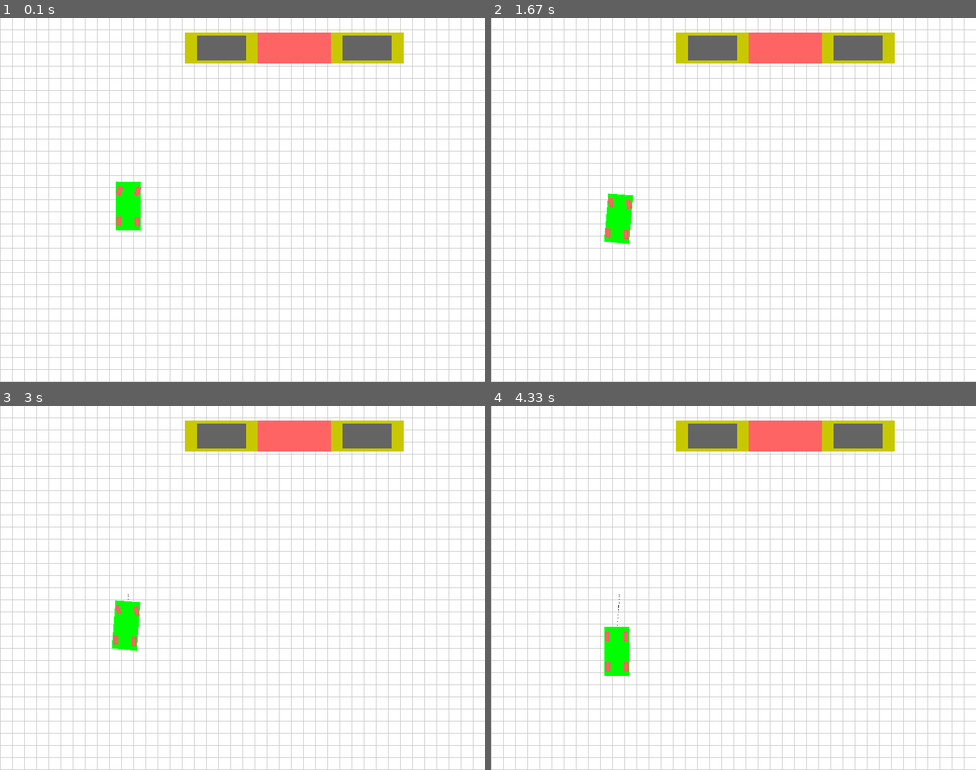
Above: before the commit, frames 1-4 (two rows, left to right).
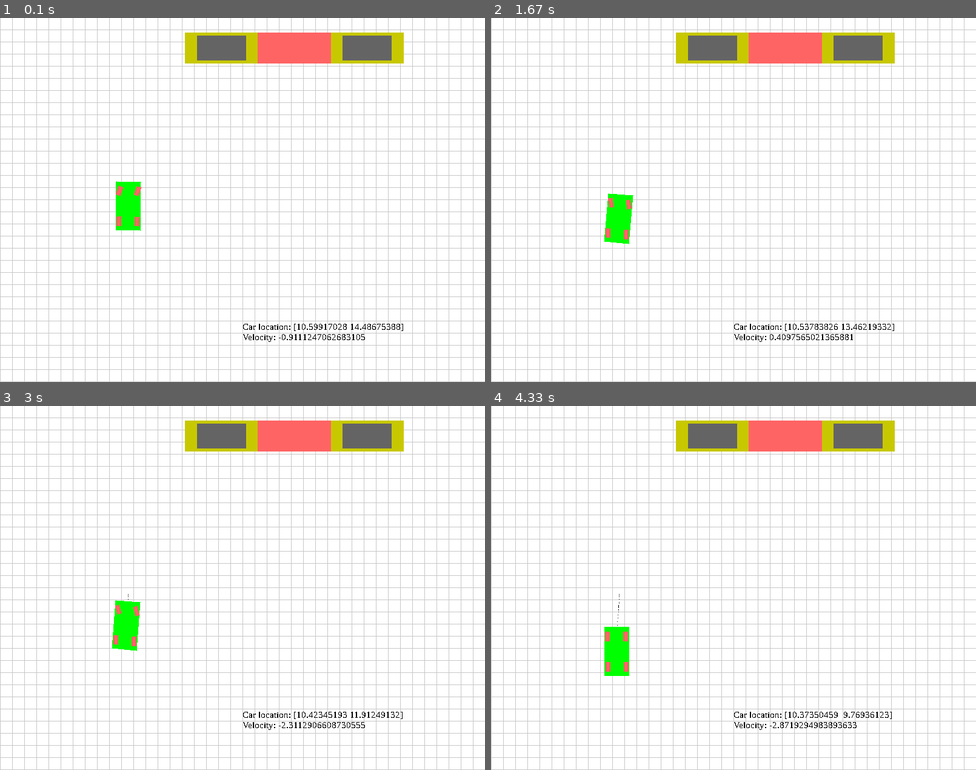
Above: after the commit, the same moments.

Repository: taka-rl/RL_APS
Game: pygame game, started from OOP/main.py
The game is run twice, just before and just after one commit, with the same random seed, the same clock (stepped at 60 frames per second) and the same inputs.
Inputs:
- Up to frame 1 (0.1 s): no input
- Up to frame 2 (1.67 s): no input
- Up to frame 3 (3 s): no input
- Up to frame 4 (4.33 s): no input

The runs differ from the first frame. In frame 1, 0.3% of the frame differs, in the area x 50-84%, y 84-89%; in frame 2, 0.3%; in frame 3, 0.3%; in frame 4, 0.3%.

Commit message:
displayed the car's location and velocity in the pygame window.

Diff:
--- a/OOP/parking_env_OOP.py
+++ b/OOP/parking_env_OOP.py
@@ -9,7 +9,6 @@
 TODO: consider making a function which can be used in def is_parking_successful(self): and def check_collision(self):
 and def is_valid_loc(self, width, height):
 as they have same logic
-TODO: display the x,y location and velocity in the display
 '''
 
 # parameters for actions
@@ -244,6 +243,7 @@
         self.surf = None
         self.surf_car = None
         self.surf_parkinglot = None
+        self.surf_text = None
         self.clock = None
         self.car = Car()
 
@@ -306,6 +306,13 @@
                 if self.clock is None:
                     self.clock = pygame.time.Clock()
 
+                # Initialize the text display
+                if self.surf_text is None:
+                    pygame.font.init()
+                    self.surf_text = pygame.Surface((WINDOW_W, WINDOW_H), flags=pygame.SRCALPHA)
+            font = pygame.font.SysFont('Times New Roman', 15)
+            self.surf_text.fill((0, 0, 0, 0))
+
             # Initialize the parking lot surface
             if self.surf_parkinglot is None:
                 self.surf_parkinglot = self._create_parking_surface()
@@ -327,18 +334,38 @@
             car_loc = meters_to_pixels(self.car.car_loc)
             pygame.draw.line(self.surf_parkinglot, COLORS["BLACK"], car_loc_old, car_loc)
 
+            # display Multi-line text
+            text_str = f"Car location: {self.car.car_loc}\nVelocity: {self.car.v}"
+            text_rect = pygame.Rect(400, 500, 100, 100)  # Define the rectangle area for text
+            self.draw_multiline_text(self.surf_text, text_str, COLORS["BLACK"], text_rect, font)
+
             # Compose the final surface
             surf = self.surf_parkinglot.copy()
             surf.blit(self.surf_car, (0, 0))
             surf = pygame.transform.flip(surf, False, True)
+            surf.blit(self.surf_text, (0, 0))
 
             # Update the display
             pygame.event.pump()
             self.clock.tick(self.metadata["render_fps"])
-            assert self.window is not None
+            # assert self.window is not None
             self.window.fill(COLORS["BLACK"])
             self.window.blit(surf, (0, 0))
             pygame.display.flip()
+
+    @staticmethod
+    def draw_multiline_text(screen, text, color, rect, font, aa=False, bkg=None):
+        lines = text.splitlines()
+        rendered_lines = []
+        for line in lines:
+            line_surface = font.render(line, aa, color, bkg)
+            rendered_lines.append(line_surface)
+
+        y = rect.top
+        for line_surface in rendered_lines:
+            line_height = line_surface.get_height()
+            screen.blit(line_surface, (rect.left, y))
+            y += line_height  # Move y down to start the next line
 
     @staticmethod
     def _create_parking_surface():
@@ -457,6 +484,7 @@
         self.surf = None
         self.surf_car = None
         self.surf_parkinglot = None
+        self.surf_text = None
         self.clock = None
 
         return self.state, {}
